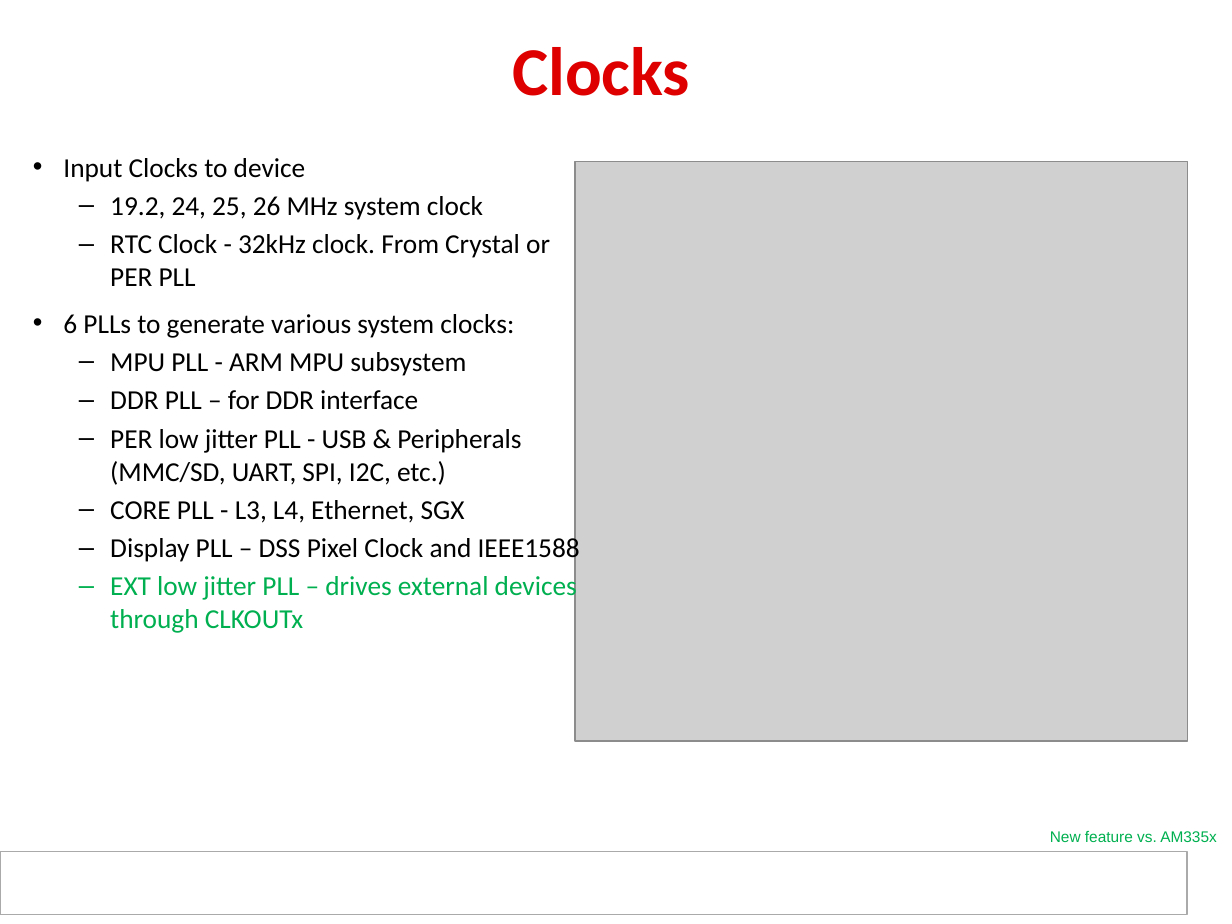
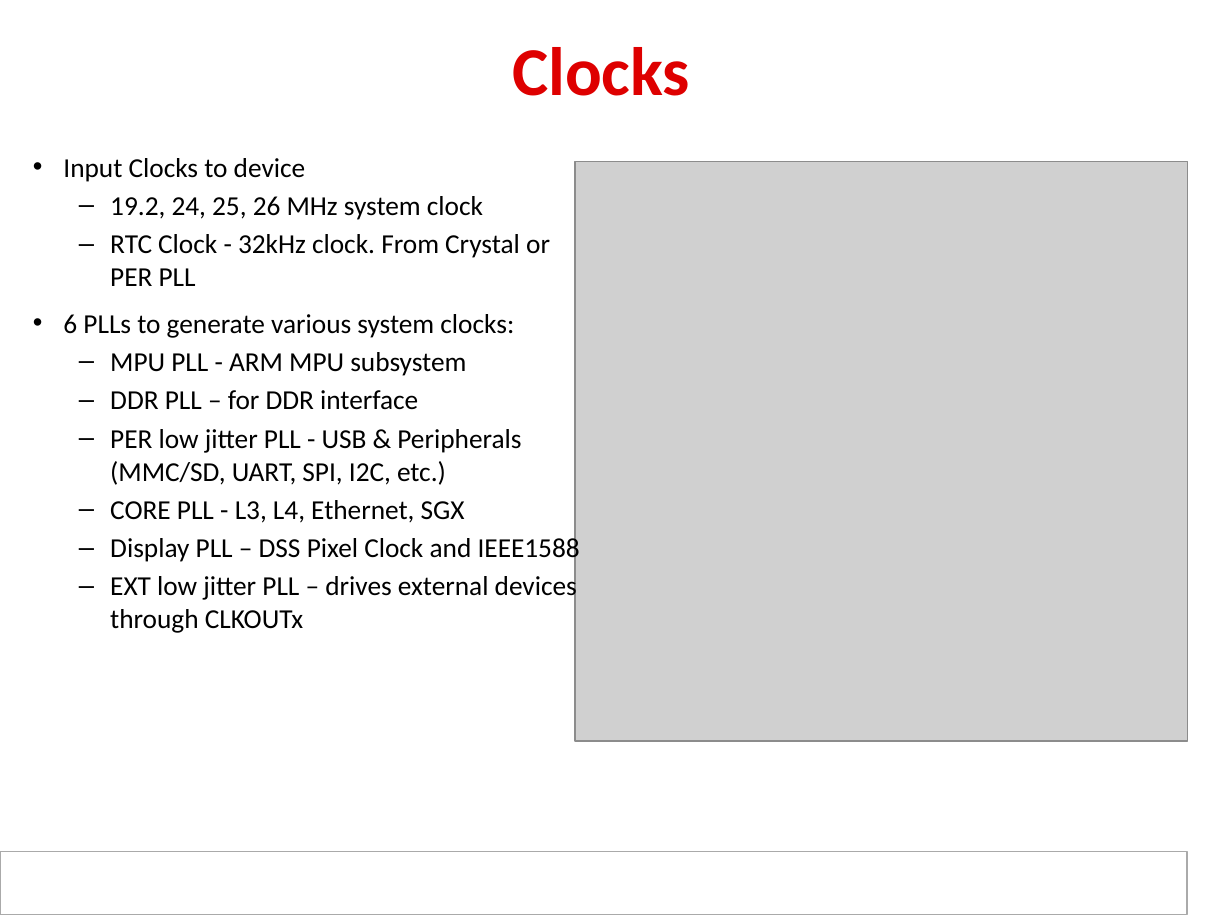
Before and after one commit to hari1989/keystone-workshop, a slide deck: slide 35 of preliminary/Working/presentations/Sitara/Ran_sitara_boot_camp_am437x_technical_overview_final.pptx (slide 36 before the commit). Drawn at 1232x924 pixels with LibreOffice and Linux fonts; fonts in the diff are those of the drawing; grey boxes stand for pictures; background and template pictures are left out. Boxes give left, top, right and bottom in pixels: in the first picture for what was removed or moved away, otherwise in the second. Text is boxed around its words. In the diff, an @@ line names an element or a change of style, - is before the commit and + after.

```diff
--- a/preliminary/Working/presentations/Sitara/Ran_sitara_boot_camp_am437x_technical_overview_final.pptx
+++ b/preliminary/Working/presentations/Sitara/Ran_sitara_boot_camp_am437x_technical_overview_final.pptx
@@ text at [110,573,577,633]: text colour #00B050 to #000000 in "EXT low jitter PLL – drives external ..." @@
@@ text removed at [1050,831,1217,842] @@
-New feature vs. AM335x
```
Also in this commit, not shown: 15 other slides changed, 1 slide removed.
